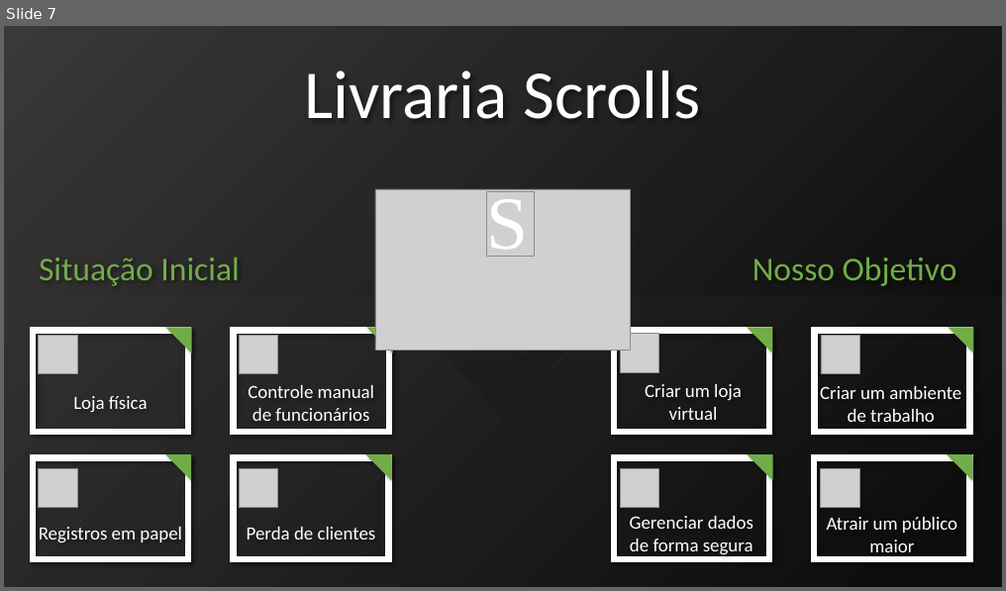
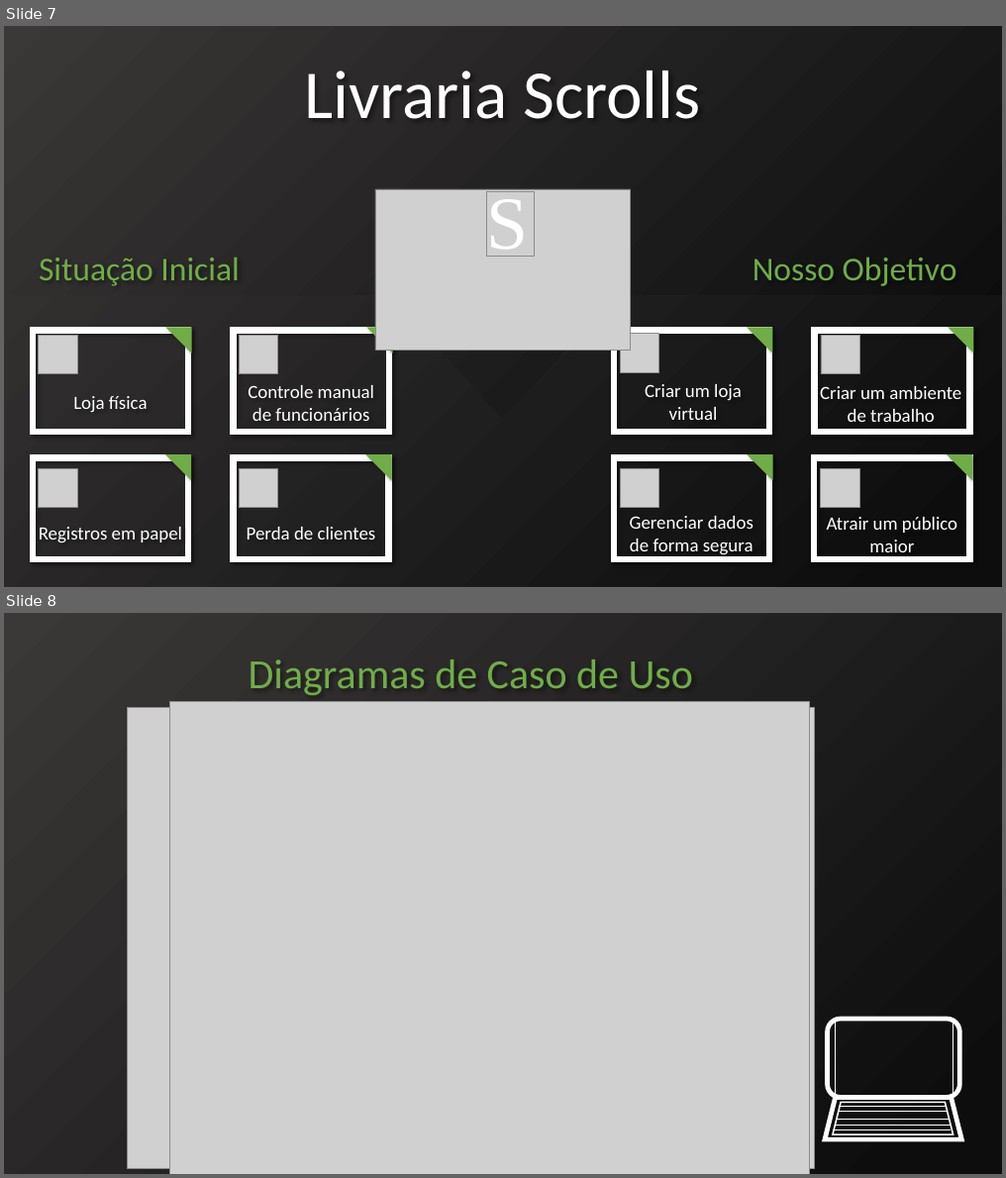
Before and after one commit to SamuelHiroyuki/Scrolls, a slide deck: Documentação/pptx/Apresentação.pptx. Shown one above the other, each under a label of ours: slide 7 before the commit, slides 7 and 8 after it. The pictures are 1006x591 and 1006x1178 pixels, drawn with LibreOffice and Linux fonts; fonts in the diff are those of the drawing; grey boxes stand for pictures. Boxes give left, top, right and bottom in pixels: in the first picture for what was removed or moved away, otherwise in the second. Text is boxed around its words. In the diff, an @@ line names an element or a change of style, - is before the commit and + after.

```diff
--- a/Documentação/pptx/Apresentação.pptx
+++ b/Documentação/pptx/Apresentação.pptx
@@ slide 8 added at [4, 613, 1002, 1174], background #FFFFFF @@
@@ rectangle added at [4, 613, 1002, 1174], fill gradient #3B3838 to #0D0D0D @@
@@ text added at [249, 660, 693, 695], 40 pt, text #70AD47 @@
+Diagramas de Caso de Uso
@@ picture added at [170, 701, 810, 1174] @@
@@ picture added at [128, 708, 815, 1168] @@
@@ rounded rectangle added at [828, 1019, 960, 1097], outline #FFFFFF 4.5 pt @@
@@ rectangle added at [835, 1019, 953, 1097], outline #FFFFFF 1 pt @@
@@ trapezoid added at [826, 1097, 962, 1140], outline #FFFFFF 4.5 pt @@
@@ trapezoid added at [833, 1103, 953, 1135], outline #FFFFFF 1.5 pt @@
@@ line added from (840, 1107) to (946, 1107), #FFFFFF 0.5 pt @@
@@ line added from (840, 1112) to (947, 1112), #FFFFFF 0.5 pt @@
@@ line added from (834, 1131) to (951, 1131), #FFFFFF 0.5 pt @@
@@ line added from (835, 1125) to (951, 1125), #FFFFFF 0.5 pt @@
@@ line added from (837, 1119) to (949, 1119), #FFFFFF 0.5 pt @@
```
Also in this commit, not shown: 1 slide changed, 2 other files.
